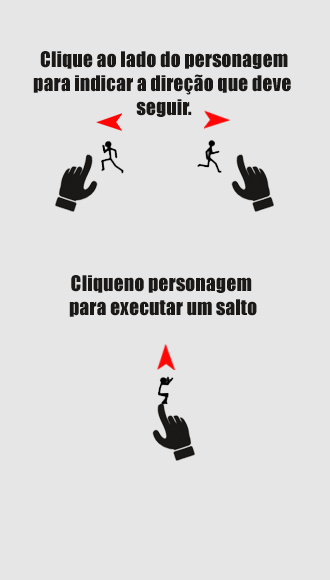
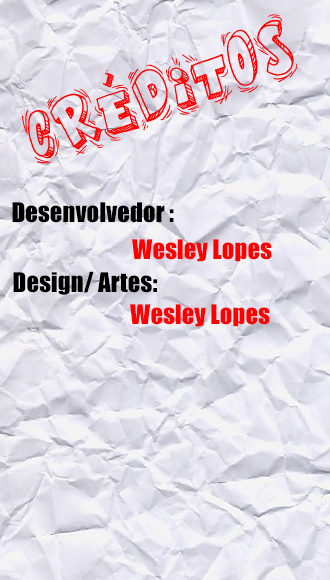
The second 330 x 580 image is a revision of the first. Changes to its layers:
hid group "Agrupar 3" (12 layers) over bbox(0, 0, 330, 580)
showed group "Agrupar 2" (18 layers) over bbox(0, 0, 330, 580)
added layer "Design/ Artes:" in group "Agrupar 2" over bbox(13, 271, 157, 295)
added layer "Wesley Lopes cópia" in group "Agrupar 2" over bbox(130, 304, 270, 327)
added layer "Desenvolvedor :" in group "Agrupar 2" over bbox(12, 202, 174, 223)
added layer "Wesley Lopes" in group "Agrupar 2" over bbox(132, 239, 272, 262)
added layer "Camada 11" in group "Agrupar 2" over bbox(102, 70, 114, 88)
renamed "JUMPER" to "CREDITOS", painted on it over bbox(22, 10, 297, 164)
